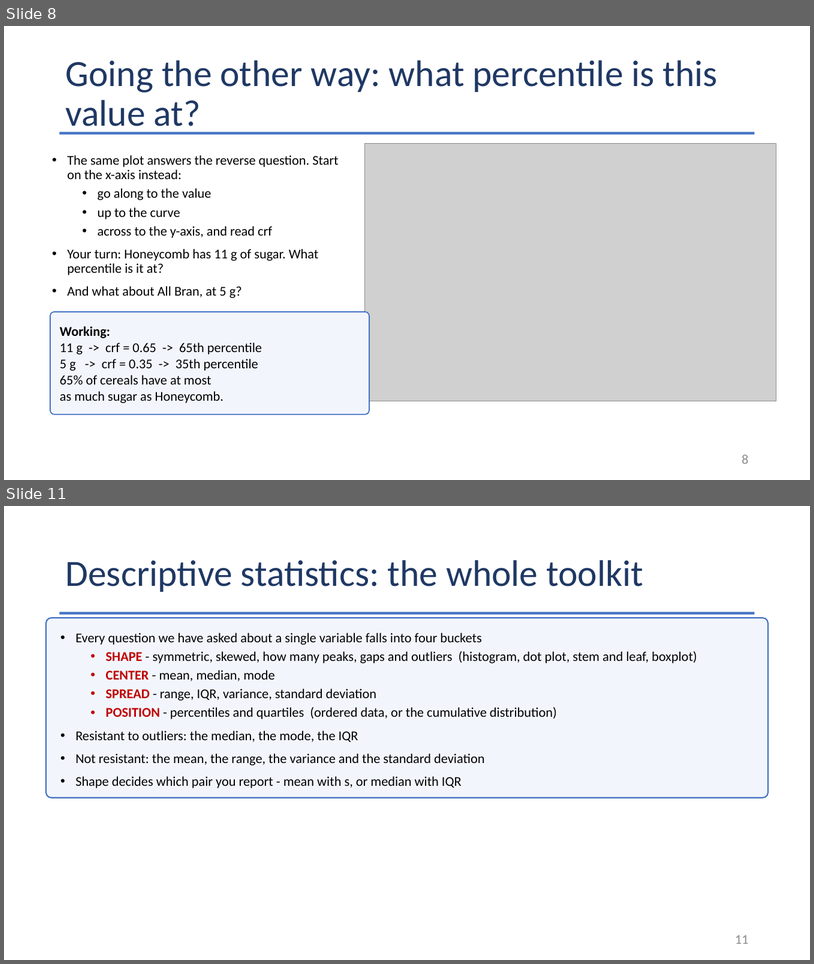
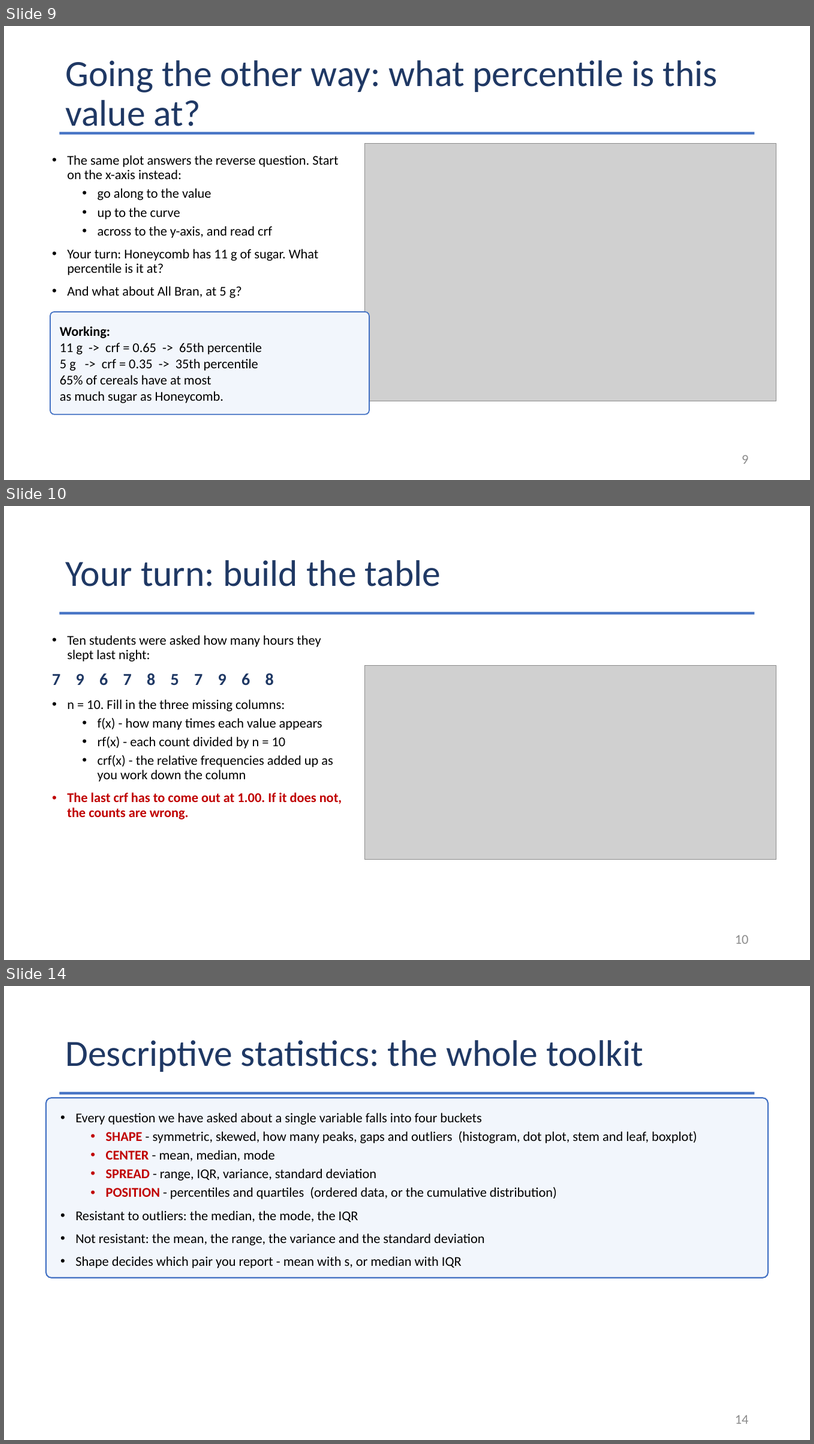
Before and after one commit to Jarred6068/Kvamme_UI_STAT251, a slide deck: docs/lecture_slides/Week 3/Week3_Lecture7_Slides_9_11_2026.pptx. Shown one above the other, each under a label of ours: slides 8 and 11 before the commit, slides 9, 10 and 14 after it; the slides between them are not shown. The pictures are 814x964 and 814x1444 pixels, drawn with LibreOffice and Linux fonts; fonts in the diff are those of the drawing; grey boxes stand for pictures. Boxes give left, top, right and bottom in pixels: in the first picture for what was removed or moved away, otherwise in the second. Text is boxed around its words. In the diff, an @@ line names an element or a change of style, - is before the commit and + after.

```diff
--- a/docs/lecture_slides/Week 3/Week3_Lecture7_Slides_9_11_2026.pptx
+++ b/docs/lecture_slides/Week 3/Week3_Lecture7_Slides_9_11_2026.pptx
@@ slide 10 added at bbox=[4, 506, 810, 960], background #FFFFFF @@
@@ title added at bbox=[65, 560, 441, 586], 44 pt, text #1F3864 @@
+Your turn: build the table
@@ rectangle added at bbox=[60, 612, 755, 614], fill #4472C4 @@
@@ text added at bbox=[52, 635, 342, 819], 16 pt, text #000000 @@
+• Ten students were asked how many hours they slept last night:
+7 9 6 7 8 5 7 9 6 8
+• n = 10. Fill in the three missing columns:
+  • f(x) - how many times each value appears
+  • rf(x) - each count divided by n = 10
+  • crf(x) - the relative frequencies added up as you work down the column
+• The last crf has to come out at 1.00. If it does not, the counts are wrong.
@@ picture added at bbox=[365, 665, 777, 859] @@
@@ page number added at bbox=[735, 934, 749, 943], 16 pt, text #8C8C8C @@
+10
@@ what was slide 8 is now slide 9 @@
@@ page number at bbox=[742, 454, 749, 463]: text changed @@
-8
+9
@@ what was slide 11 is now slide 14 @@
@@ page number at bbox=[735, 1414, 749, 1423]: text changed @@
-11
+14
```
Also in this commit, not shown: 1 slide changed, 3 other slides added, 1 slide removed, 42 other files.
